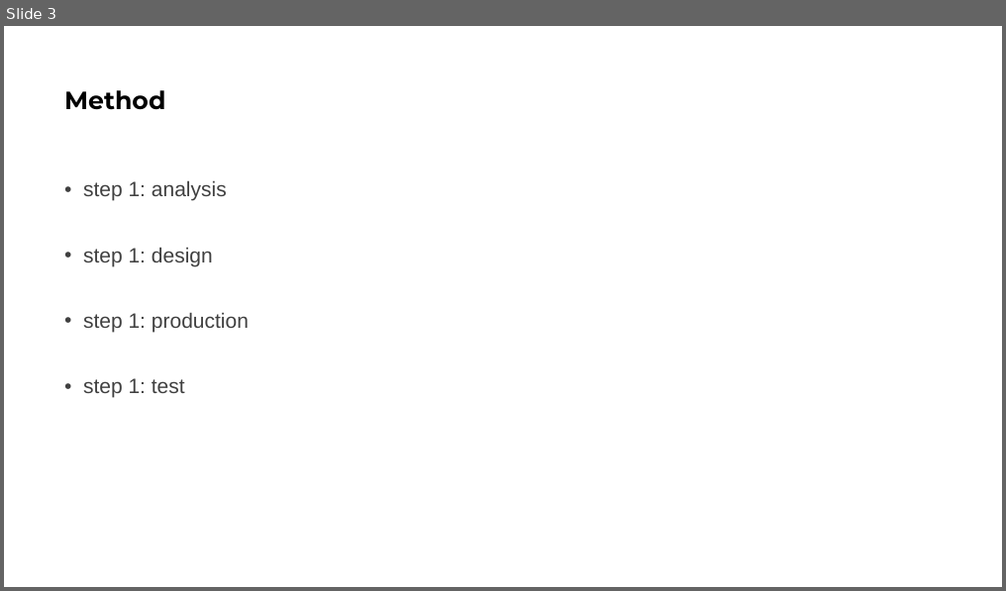
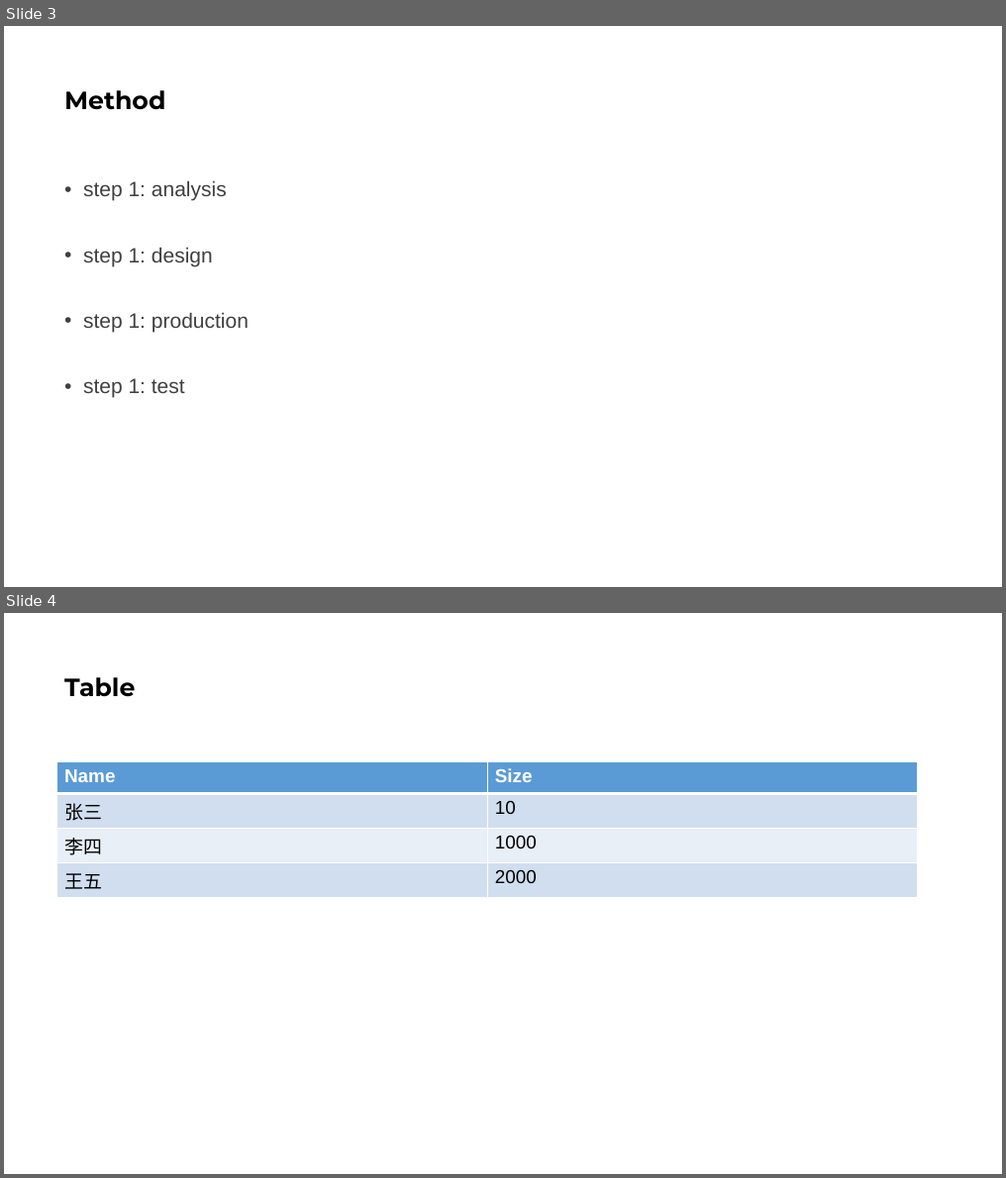
Before and after one commit to macheal/template-pptx-jinja, a slide deck: example/presentation_generated.pptx. Shown one above the other, each under a label of ours: slide 3 before the commit, slides 3 and 4 after it. The pictures are 1006x591 and 1006x1178 pixels, drawn with LibreOffice and Linux fonts; fonts in the diff are those of the drawing. Boxes give left, top, right and bottom in pixels: in the first picture for what was removed or moved away, otherwise in the second. Text is boxed around its words. In the diff, an @@ line names an element or a change of style, - is before the commit and + after.

```diff
--- a/example/presentation_generated.pptx
+++ b/example/presentation_generated.pptx
@@ slide 4 added at box(4, 613, 1002, 1174), background #FFFFFF @@
@@ title added at box(64, 677, 135, 697), 24 pt, text #000000, bold @@
+Table
@@ table added at box(57, 762, 918, 893), 4 rows, 2 columns @@
+Name | Size
+张三 | 10
+李四 | 1000
+王五 | 2000
```
Also in this commit, not shown: 1 slide changed, 1 slide removed, 5 other files.
